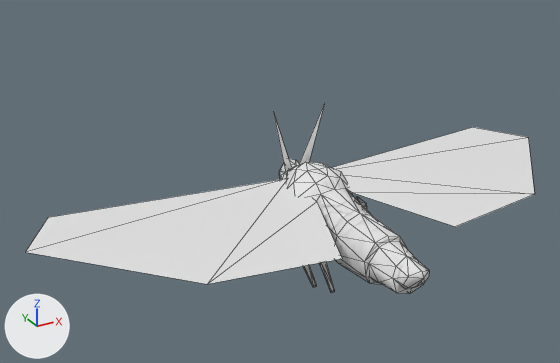
Renders of the FBX model Assets/_GAME/Art/Geometry/Enemies/Moth/Moth_model.fbx from each side of a commit.
One viewpoint serves both versions: a 50 mm camera at (-1.69, -2.49, 1.54) aimed at (-0.22, 0.18, 0.2). The axes (+X, +Y, +Z) are drawn at lower left. The lights are the same throughout. The older version comes first. Mesh edges are drawn as thin lines. Where no turn or scale is listed for an object, it has been applied to the vertices.

The first picture shows 'Body', 'WingL', 'WingR' and 3 more.
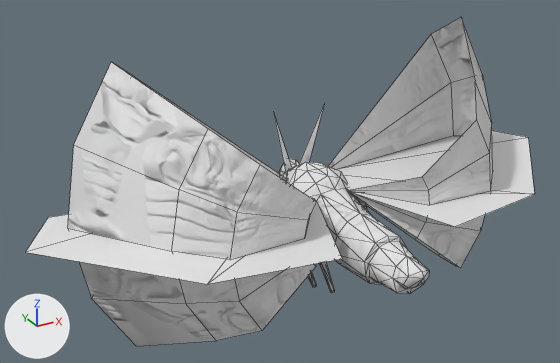
Changed parts and their boxes (x1, y1, x2, y2) in the pictures (560 x 363 px):
'WingL_MB', added: after (68, 62, 317, 346)
'WingR_MB', added: after (328, 17, 493, 268)

The change, as a list of edits to the scene's bpy script:
```text
Add me_grid_068:
    me_grid_068.from_pydata(...)  # 35 vertices, 24 faces; spans x -0.003..1.011, y -0.419..0.207, z -0.65..0.65
    me_grid_068.materials.append(mat_uv)  # its picture is missing
Add me_grid_067:
    me_grid_067.from_pydata(...)  # 35 vertices, 24 faces; spans x -1.011..0.003, y -0.419..0.207, z -0.65..0.65
    me_grid_067.materials.append(mat_uv)  # its picture is missing
Add ob_wingr_mb:
    ob_wingr_mb = bpy.data.objects.new('WingR_MB', me_grid_068)
    ob_wingr_mb.location = (0.085, 0.223, 0.117)
Add ob_wingl_mb:
    ob_wingl_mb = bpy.data.objects.new('WingL_MB', me_grid_067)
    ob_wingl_mb.location = (-0.085, 0.223, 0.117)
```
